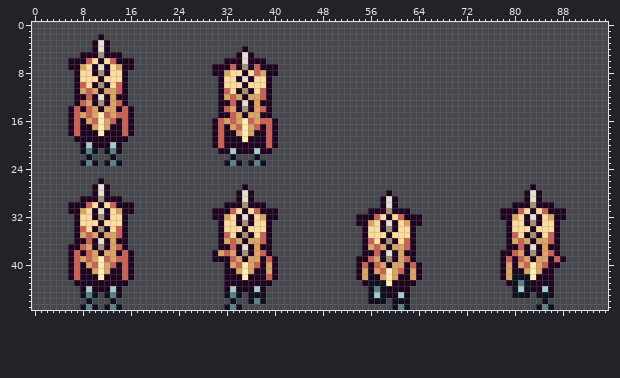
Sprite sheet, stored at Assets/Player/Sprite/FishBack.png. The picture above was drawn from the file before the commit.
The file is 96x48 pixels. Colours within 5 levels of each other are drawn and written as one.
The result:
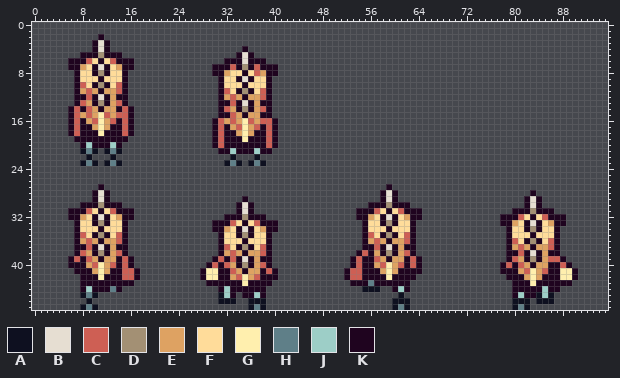
Palette (. is transparent): A #0e1020  B #e6ded2  C #ce5f54  D #a39074  E #dea262  F #ffdc9a  G #ffefae  H #5f7f88  J #9dcec7  K #1f041f
From old to new:
Changed rows in their new state; - is an unchanged pixel.
first column x 6:
26 -----.-------------------------------------------------------------------------------
27 ----.K.----------------------.-----------------------K-----------------------.-------
28 ----------------------------...---------------------KBK---------------------.K.------
29 --..-B-..-------------------.K.------------------------------------------------------
30 ..-KKDKK-..---------------..-B-..-----------------KK-D-KK-----------------..-B-..----
31 --KCFKFCK---------------....KBK....-------------KK-CFKFC-KK-------------..-KKDKK-..--
32 K-E--B--E-K-------------..KK-D-KK..---------------EFKBKFE-----------------KCFKFCK----
33 ----KDK-----------------K-KCFKFCK-K-------------.-F--D--F-.-------------K-E--B--E-K--
34 --F-FKF-F---------------K-E-KBK-E-K-----------------FKF---------------------KDK------
35 --CFKDKF------------------F-----F-----------------C-KDK-C-----------------F-FKF-F----
36 --E-EKE-C-----------------FFF-FFF-----------------ECEKEE------------------CFKDKF-----
37 .-KC-B--K-----------------CF-D-FC-----------------K-KBK-K-----------------E-EKE-C----
38 .KCEKDK-CK.-------------.KECEKE-----------------KC-E-D--C---------------.-KC-B--K----
39 --K--KE-K----------------C--KBK--K.------------KC-KCEKE-KCK-------------.KCEKDK-C----
40 -K---------------------KCKC-KDKECK.------------KCK-ECG-C-----------------C-CEK-E--CK-
41 .K--------CK----------KGGK-C-K-E-C------------KCCK-KE--K-K---------------K-EC--C-KGGK
42 ..--------CK----------KGGK-EC-EC-K------------KCCK--K-K--K.-------------.KKKE-E--KGGK
43 -.--------K------------KKK---G-----------------KK-HKKK---.---------------.KKKG---KKK-
44 -------H-----------------KJK---K-----------------A-A..-J------------------KKK----K---
45 ------...----------------AJK.KKJK-----------------.....A.-----------------KJKK-J-----
46 -------.-----------------AA----A------------------...---------------------AAA-A-A----
47 ------...-----------------...-AHA-----------------------------------------AHA-...----
Where, in picture pixels (left, top, right, bottom), the same in both pictures:
changed: (68, 178, 140, 310)
changed: (200, 184, 278, 310)
changed: (344, 184, 422, 304)
changed: (500, 184, 578, 310)
